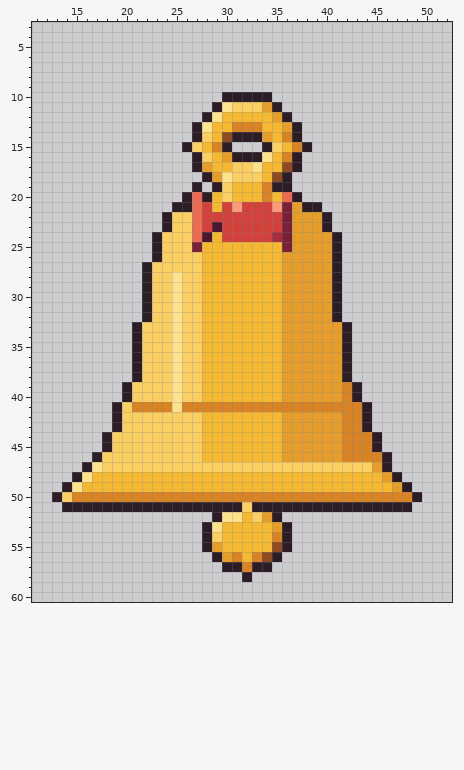
Pixel-art file -- aseprite-source/v3/items/final/ico/ico-bell.aseprite. Above: the version before the commit.
64x64 pixels, 1 frame. Shown: x 11..52, y 3..60.
The same view after the edit:
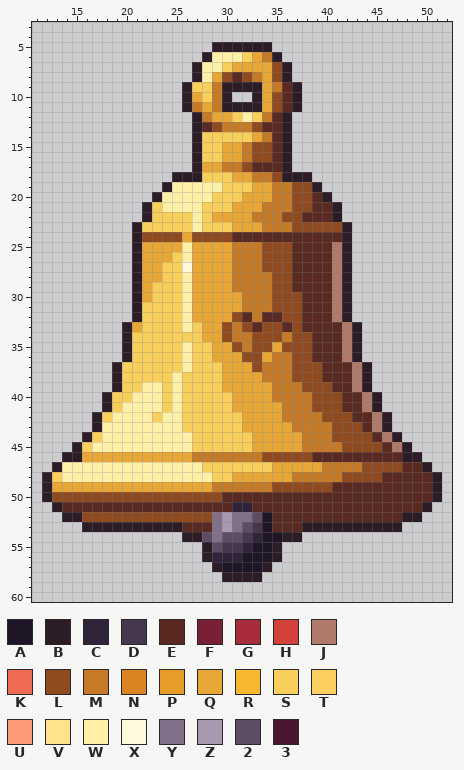
Palette (. is transparent): A #1e1626  B #2b1c26  C #30243a  D #46374e  E #5a2a22  F #7a2036  G #a82c3c  H #d4403a  J #b07a6a  K #ee6a50  L #8f4a1f  M #c47a26  N #d98322  P #e79e28  Q #e8a634  R #f5b82e  S #f8cf5a  T #fbd061  U #ff9a78  V #ffe38a  W #fff0a8  X #fff8dc  Y #82708a  Z #a898b0  2 #5e4c64  3 #4a1630
The edit:
@@ x 11..52 @@
  4 ..........................................
- 5 ..........................................
- 6 ..........................................
- 7 ..........................................
- 8 ..........................................
- 9 ..........................................
-10 ...................BBBBB..................
-11 ..................BVTTTPB.................
-12 .................BVRRRRRPB................
-13 ................BVRRNNNRRPB...............
-14 ................BTRLBBBPRNB...............
-15 ...............BTRNB...BTRNB..............
-16 ................BTRPBBBVRNB...............
-17 ................BPRRTTVRRLB...............
-18 .................BPVTTTRLB................
-19 ................B.BTRRRNBB................
-20 ...............BKBRTRRRNRKB...............
-21 ..............BBKHRHUHHHUFPBB.............
-22 .............BTTKHHHHHHHHFPPPB............
-23 .............BTTKH3HHHHHHFPPPB............
-24 ............BTTTK3RHHHHHGFPPPPB...........
-25 ............BTTTFRRRRRRRRFPPPPB...........
-26 ............BTTTTRRRRRRRRPPPPPB...........
-27 ...........BTTTTTRRRRRRRRPPPPPB...........
-28 ...........BTTVTTRRRRRRRRPPPPPB...........
-29 ...........BTTVTTRRRRRRRRPPPPPB...........
-30 ...........BTTVTTRRRRRRRRPPPPPB...........
-31 ...........BTTVTTRRRRRRRRPPPPPB...........
-32 ...........BTTVTTRRRRRRRRPPPPPB...........
-33 ..........BTTTVTTRRRRRRRRPPPPPPB..........
-34 ..........BTTTVTTRRRRRRRRPPPPPPB..........
-35 ..........BTTTVTTRRRRRRRRPPPPPPB..........
-36 ..........BTTTVTTRRRRRRRRPPPPPPB..........
-37 ..........BTTTVTTRRRRRRRRPPPPPPB..........
-38 ..........BTTTVTTRRRRRRRRPPPPPPB..........
-39 .........BTTTTVTTRRRRRRRRPPPPPPNB.........
-40 .........BTTTTVTTRRRRRRRRPPPPPPNB.........
-41 ........BTNNNNVNNNNNNNNNNNNNNNNNNB........
-42 ........BTTTTTTTTRRRRRRRRPPPPPPNNB........
-43 ........BTTTTTTTTRRRRRRRRPPPPPPNNB........
-44 .......BTTTTTTTTTRRRRRRRRPPPPPPNNNB.......
-45 .......BTTTTTTTTTRRRRRRRRPPPPPPNNNB.......
-46 ......BTTTTTTTTTTRRRRRRRRPPPPPPNNNNB......
-47 .....BVTTTTTTTTTTTTTTTTTTTTTTTTTTTPB......
-48 ....BVRRRRRRRRRRRRRRRRRRRRRRRRRRRRRPB.....
-49 ...BVRRRRRRRRRRRRRRRRRRRRRRRRRRRRRRRPB....
-50 ..BTNNNNNNNNNNNNNNNNNNNNNNNNNNNNNNNNNNB...
-51 ...BBBBBBBBBBBBBBBBBBTBBBBBBBBBBBBBBBB....
-52 ..................BVVRTPB.................
-53 .................BVRRRRRPB................
-54 .................BTRRRRRNB................
-55 .................BPRRRRRLB................
-56 ..................BPNRNLB.................
-57 ...................BBNBB..................
-58 .....................B....................
+ 5 ..................BBBBBB..................
+ 6 .................BWWWSQMB.................
+ 7 ................BWWSQQQQLB................
+ 8 ................BWQLELMQLB................
+ 9 ...............BSSMBBBBQMEB...............
+10 ...............BQSMB..BQLEB...............
+11 ...............BMQMBBBBQLEB...............
+12 ................BMQQSWSMEB................
+13 ................BELMMMLEEB................
+14 ................BSSSSSQMEB................
+15 ................BSSQQMLLEB................
+16 ................BSSQQMLLEB................
+17 ................BQQMMLEEEB................
+18 ..............BBBSSSQQMMLBBB..............
+19 .............BWWWWWSSSQQMMLLB.............
+20 ............BWWWWWSSSQQQMMLLEB............
+21 ...........BSWWWWSSSQQQMMMLLEEB...........
+22 ...........BSSSSWSQQQQMMMLLEEEB...........
+23 ..........BSSSSSWSSSQQQMMMLLLLLB..........
+24 ..........BLLLLQLLLLEEEEEEEEEEEB..........
+25 ..........BQQQQWQQQQMMMLLLEEEEJB..........
+26 ..........BQQQSWQQQQMMMLLLEEEEJB..........
+27 ..........BQQSSXQQQQMMMLLLEEEEJB..........
+28 ..........BQQSSWQQQQMMMMLLEEEEJB..........
+29 ..........BQSSSWQQQQMMMMLLEEEEJB..........
+30 ..........BQSSSWQQQQQMMMLLLEEEJB..........
+31 ..........BSSSSWQQQQQMMMLLLEEEJB..........
+32 ..........BSSSSWQQQQLEMEELLEEEJB..........
+33 .........BQSSSSWSQQLMLELLELEEEEJB.........
+34 .........BSSSSSSSQQLMMLLLMLLEEEJB.........
+35 .........BSSSSSWSSQQLMLLQLLLEEEJB.........
+36 .........BSSSSSWSSQQQLLQMMLLEEEJB.........
+37 ........BSSSSSSWSSSQQQLMMMLLLEEEJB........
+38 ........BSSSSSWSSSSQQQQMMMLLLEEEJB........
+39 ........BSSWWSWSSSSQQQQQMMMLLLEEJB........
+40 .......BSSWWWSWSSSSSQQQQMMMMLLLEEJB.......
+41 .......BSWWWWSWSSSSSQQQQQMMMLLLEEJB.......
+42 ......BSWWWWSWWSSSSSSQQQQMMMMLLLEEJB......
+43 ......BWWWWWWWWSSSSSSQQQQQMMMMLLLEJB......
+44 .....BSWWWWWWWWWSSSSSSQQQQQMMMLLLLEJB.....
+45 ....BSWWWWWWWWWWSSSSSSQQQQQMMMMLLLLEJB....
+46 ...BBQQQQQQQQQQQMMMMMMMLLLLLEEEEEEEEEBB...
+47 ..BWWWWWWWWWWWWWWSSSSSSSQQQQQMMMMLLLLEEB..
+48 .BSWWWWWWWWWWWWWWWSSQQQQQQMMMMMLLLLEEEEEB.
+49 .BQQQQQQQQQQQQQQQQMMMMMMLLLLLLEEEEEEEEEEB.
+50 .BLLLLLLLLLLLLLLLLLEEEEEEEEEEEEEEEEEEEEEB.
+51 ..BEEEEEEEEEEEEEEEEECCEEEEEEEEEEEEEEEEEB..
+52 ...BBLLLLLLLLLLLLLYZYY2AEEEEEEEEEEEEEBB...
+53 .....BBBBBBBBBBEEEYZY2DAEEEBBBBBBBBBB.....
+54 ...............BB2Y22DCAABB...............
+55 .................B2DDCAAB.................
+56 .................BCCCAAAB.................
+57 ..................BAAAAB..................
+58 ...................BBBB...................
 59 ..........................................
Where, in picture pixels (left, top, right, bottom), the same in both pictures:
changed: (42, 42, 442, 582)
